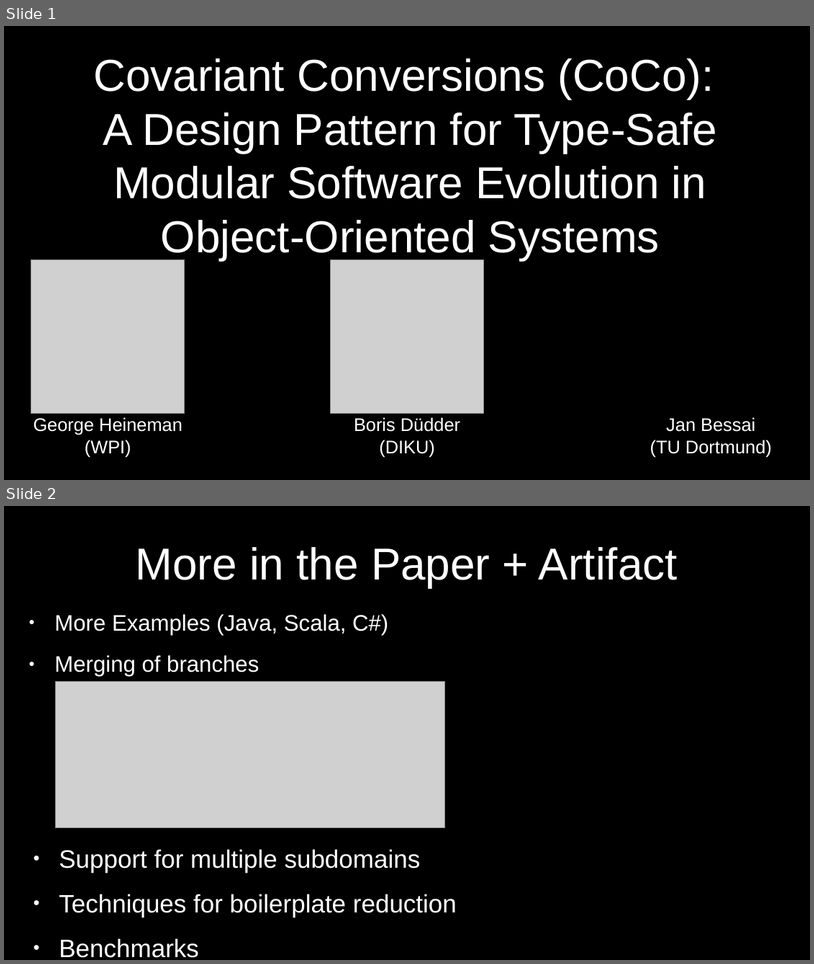
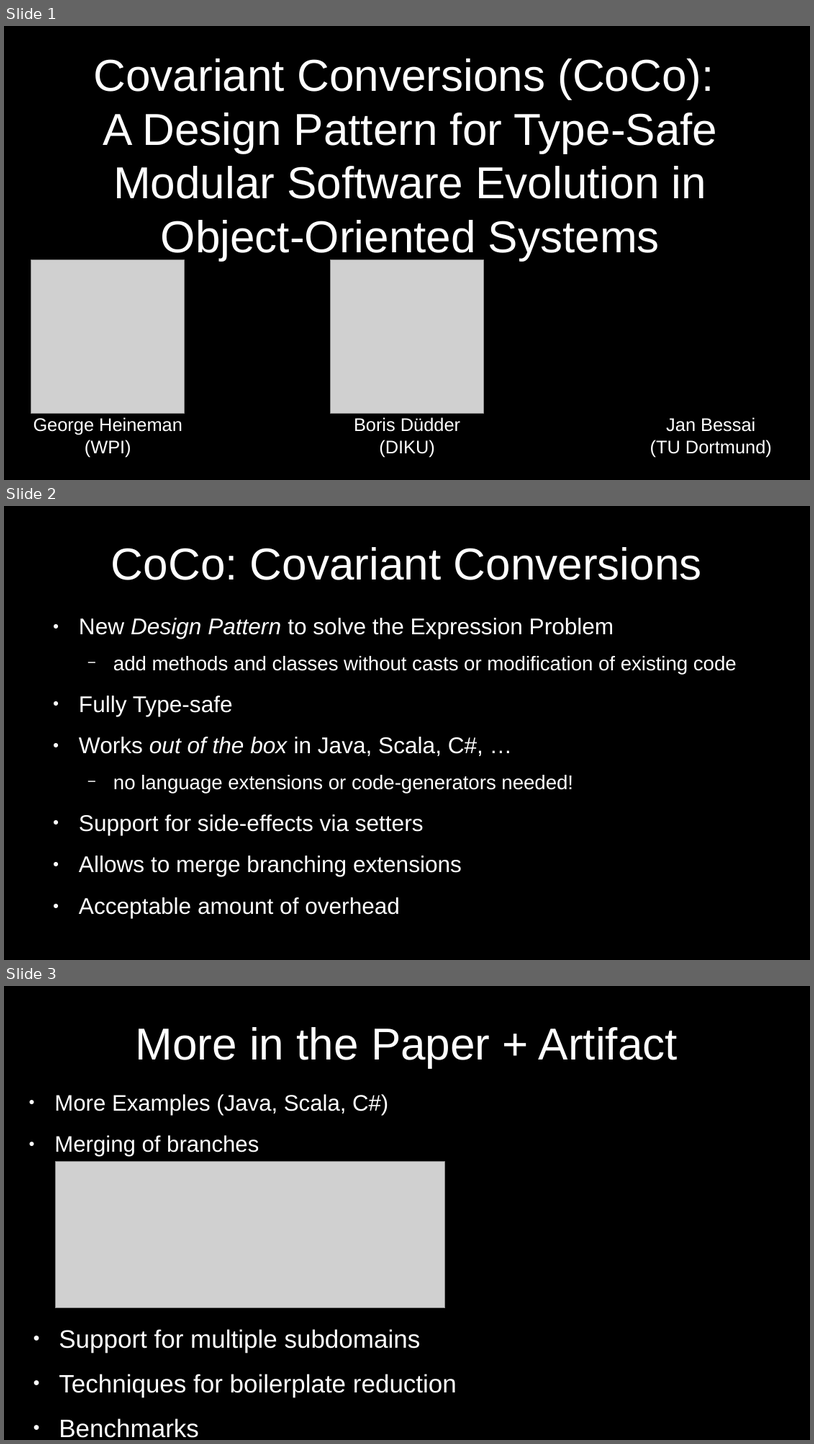
Before and after one commit to JanBessai/ecoop-coco-presentation, a slide deck: slides/slides.odp. Shown one above the other, each under a label of ours: slides 1 and 2 before the commit, slides 1, 2 and 3 after it. The pictures are 814x964 and 814x1444 pixels, drawn with LibreOffice and Linux fonts; fonts in the diff are those of the drawing; grey boxes stand for pictures. Boxes give left, top, right and bottom in pixels: in the first picture for what was removed or moved away, otherwise in the second. Text is boxed around its words. In the diff, an @@ line names an element or a change of style, - is before the commit and + after.

Commit message:
Add overview slide

```diff
--- a/slides/slides.odp
+++ b/slides/slides.odp
@@ slide 2 added at (4, 506, 810, 960), background #000000 @@
@@ title added at (111, 547, 702, 580), 44 pt, text #FFFFFF @@
+CoCo: Covariant Conversions
@@ text added at (79, 618, 737, 876), 22.4 pt, text #FFFFFF @@
+● New Design Pattern to solve the Expression Problem
+  − add methods and classes without casts or modification of existing code
+● Fully Type-safe
+● Works out of the box in Java, Scala, C#, …
+  − no language extensions or code-generators needed!
+● Support for side-effects via setters
+● Allows to merge branching extensions
+● Acceptable amount of overhead
@@ what was slide 2 is now slide 3 @@
```
